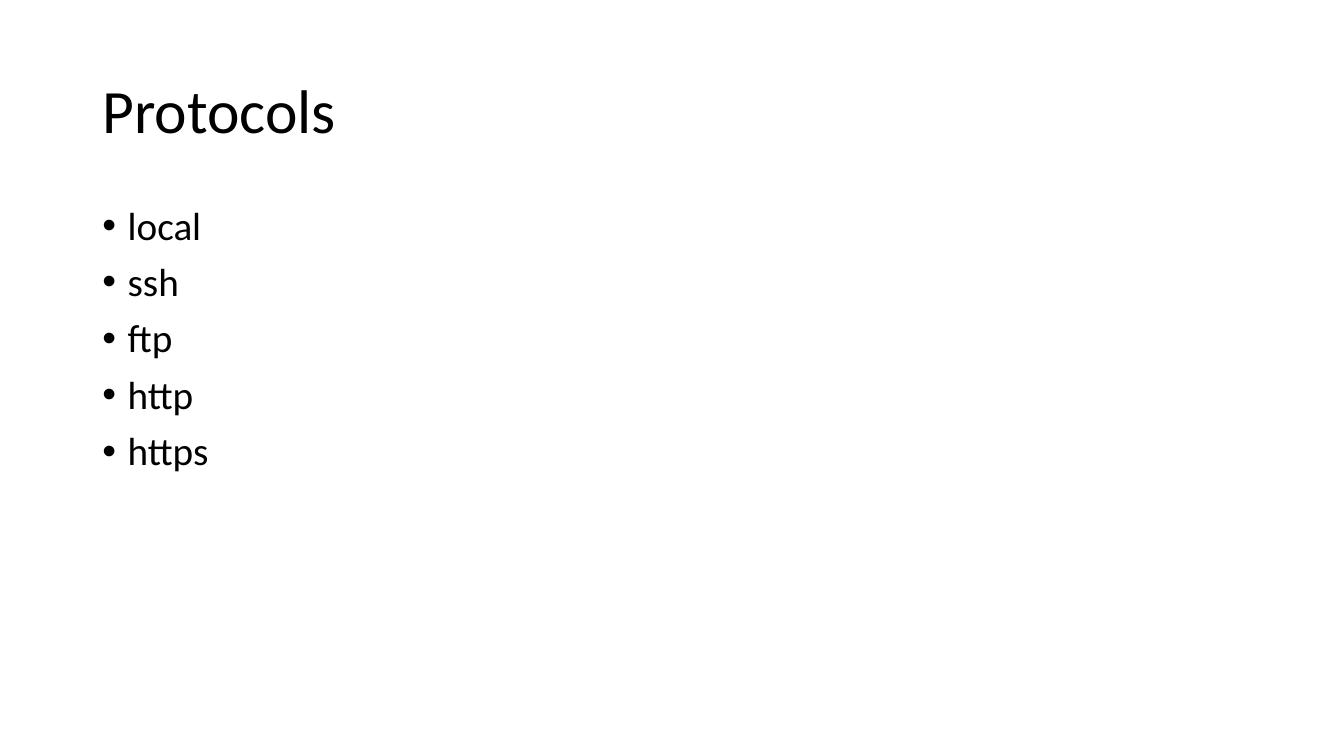
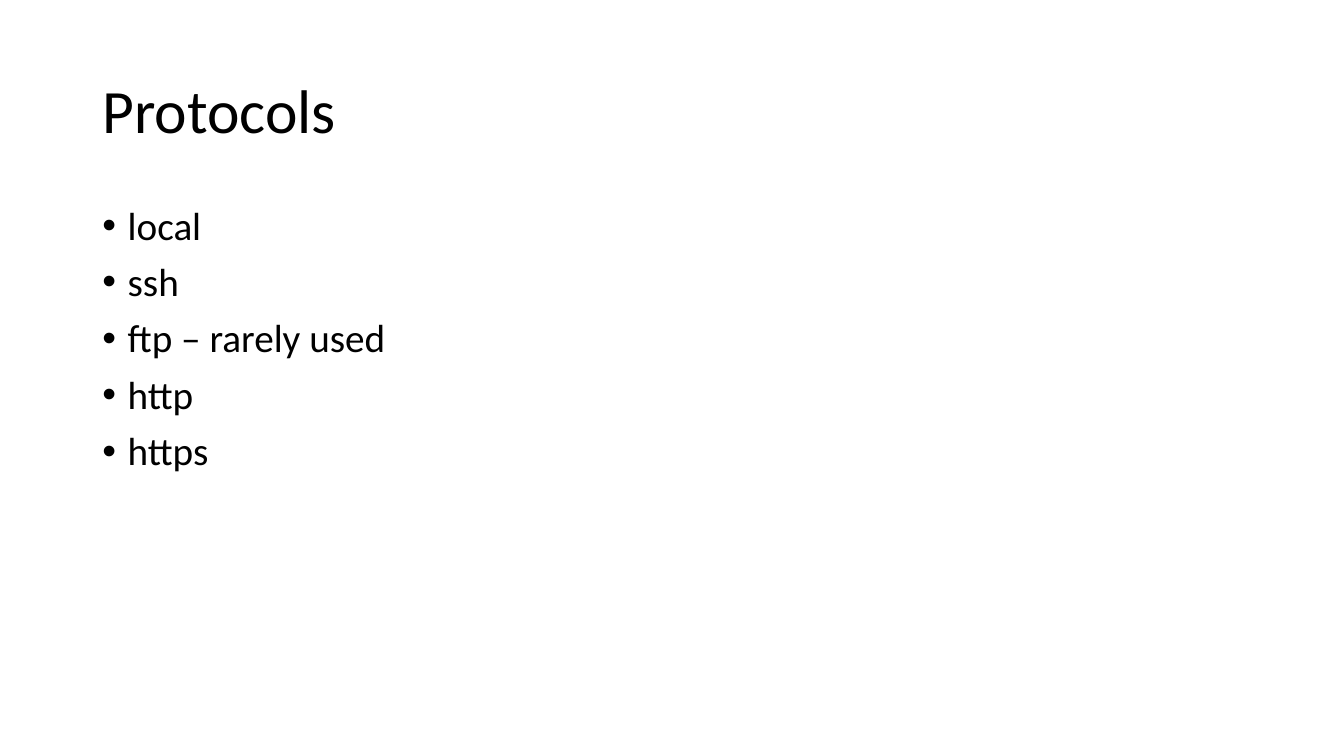
Before and after one commit to CsteerDevops1/lectures_devops2, a slide deck: slide 5 of GIT/git.pptx. Drawn at 1344x756 pixels with LibreOffice and Linux fonts; fonts in the diff are those of the drawing. Boxes give left, top, right and bottom in pixels: in the first picture for what was removed or moved away, otherwise in the second. Text is boxed around its words. In the diff, an @@ line names an element or a change of style, - is before the commit and + after.

```diff
--- a/GIT/git.pptx
+++ b/GIT/git.pptx
@@ text at box(128, 324, 385, 359): text changed @@
-• ftp
+• ftp – rarely used
```
Also in this commit, not shown: 4 other slides changed, 5 other files.
